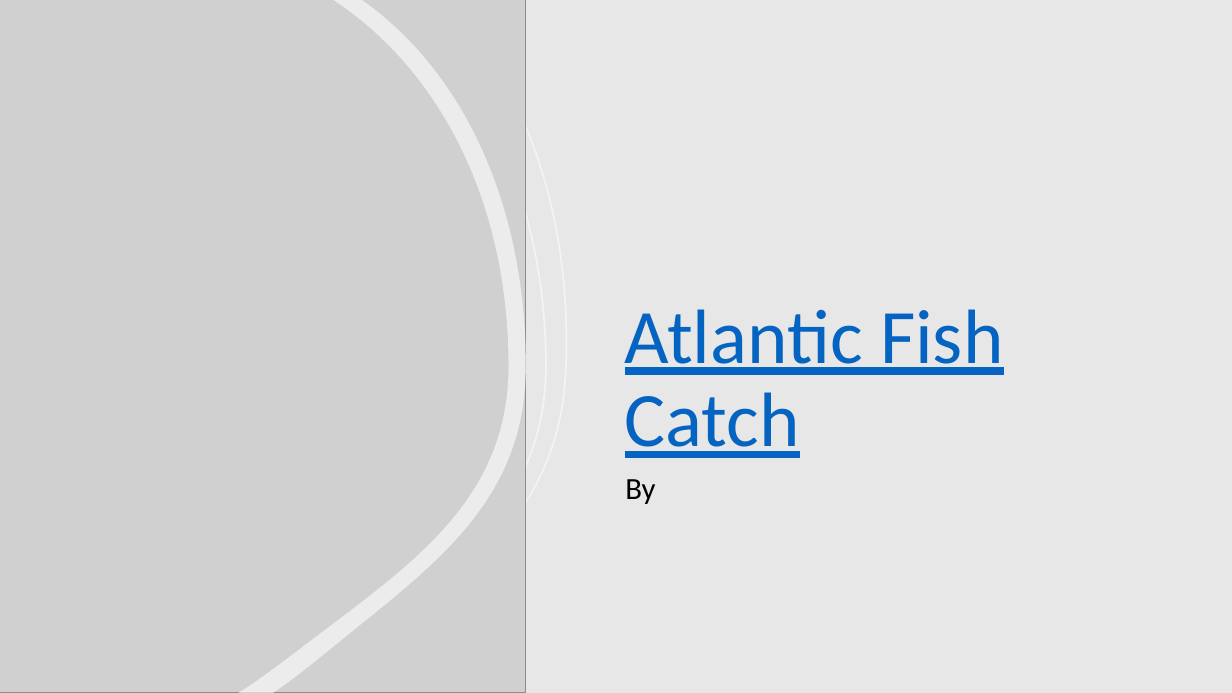
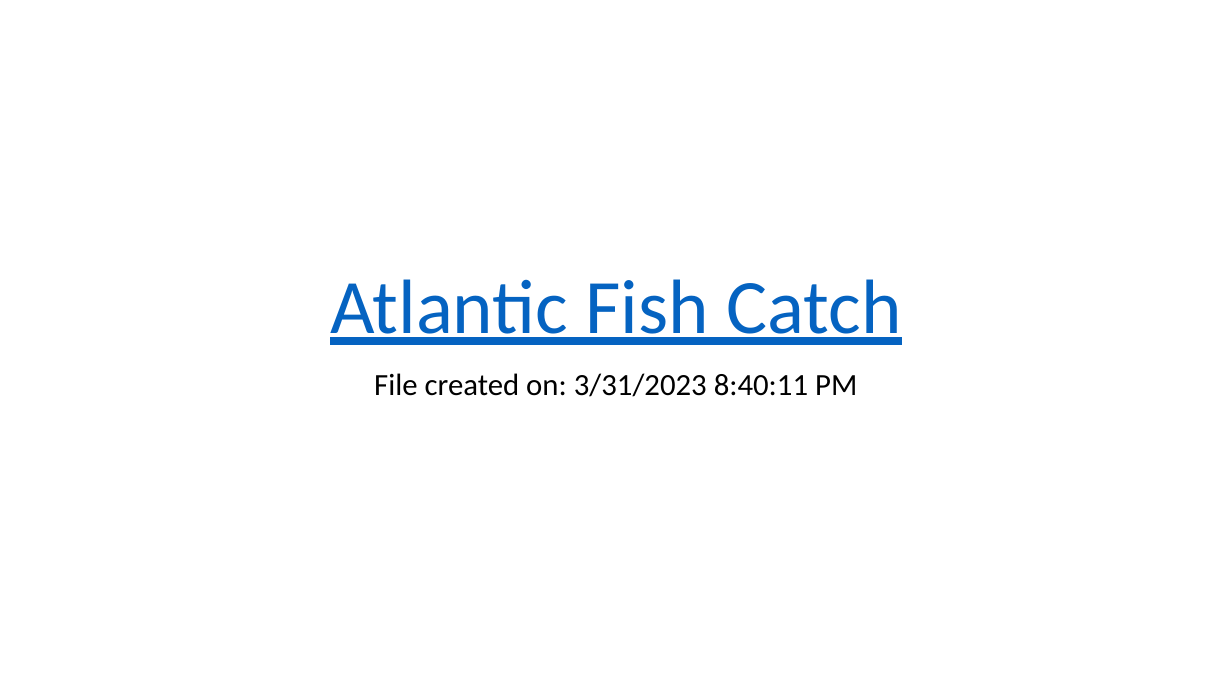
Before and after one commit to vmantillacolon85/modules, a slide deck: slide 1 of Atlantic Fish Catch.pptx. Drawn at 1232x693 pixels with LibreOffice and Linux fonts; fonts in the diff are those of the drawing; grey boxes stand for pictures. Boxes give left, top, right and bottom in pixels: in the first picture for what was removed or moved away, otherwise in the second. Text is boxed around its words. In the diff, an @@ line names an element or a change of style, - is before the commit and + after.

```diff
--- a/Atlantic Fish Catch.pptx
+++ b/Atlantic Fish Catch.pptx
@@ rectangle removed at <box>0,0,1232,693</box> @@
@@ picture removed at <box>0,0,526,693</box> @@
@@ freeform shape removed at <box>238,0,526,693</box> @@
@@ freeform shape removed at <box>296,0,547,693</box> @@
@@ freeform shape removed at <box>311,0,567,693</box> @@
@@ title "Atlantic Fish Catch": place and size @@
-title "Atlantic Fish Catch" at <box>625,309,1004,458</box>
+title "Atlantic Fish Catch" at <box>330,279,901,345</box>
@@ title "Atlantic Fish Catch" at <box>330,279,901,345</box>: alignment left to centre @@
@@ subtitle added at <box>374,373,857,397</box>, 24 pt, text #000000 @@
+File created on: 3/31/2023 8:40:11 PM
@@ subtitle removed at <box>625,479,655,504</box> @@
-By
```
Also in this commit, not shown: 1 slide added, 9 slides removed.
